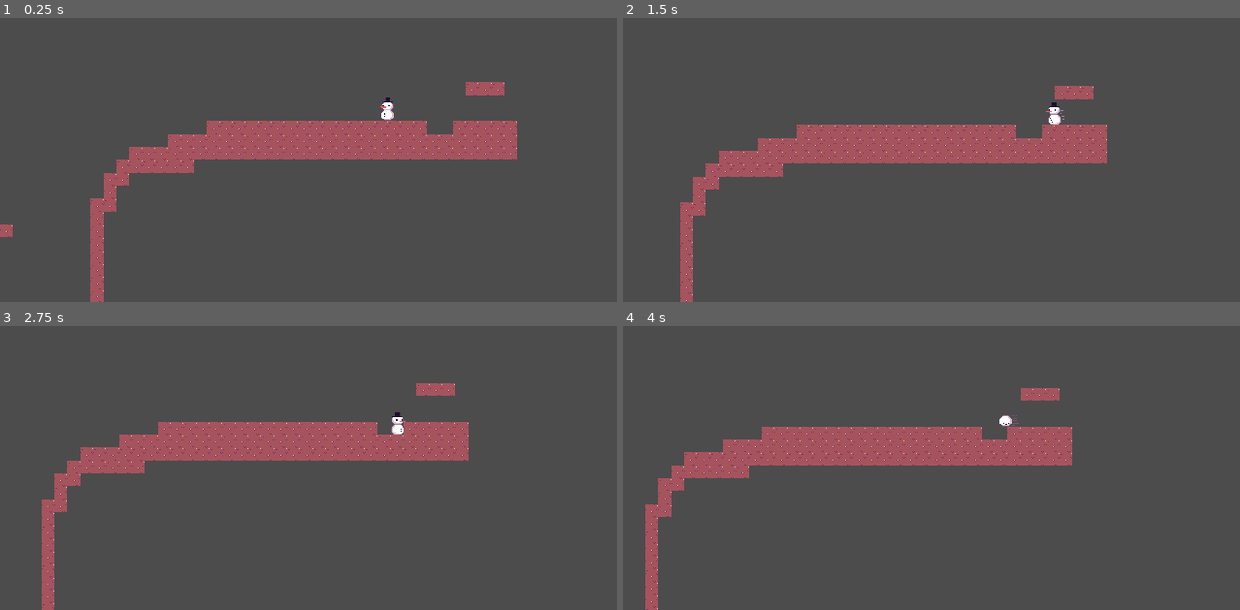
Above: before the commit, frames 1-4 (two rows, left to right).
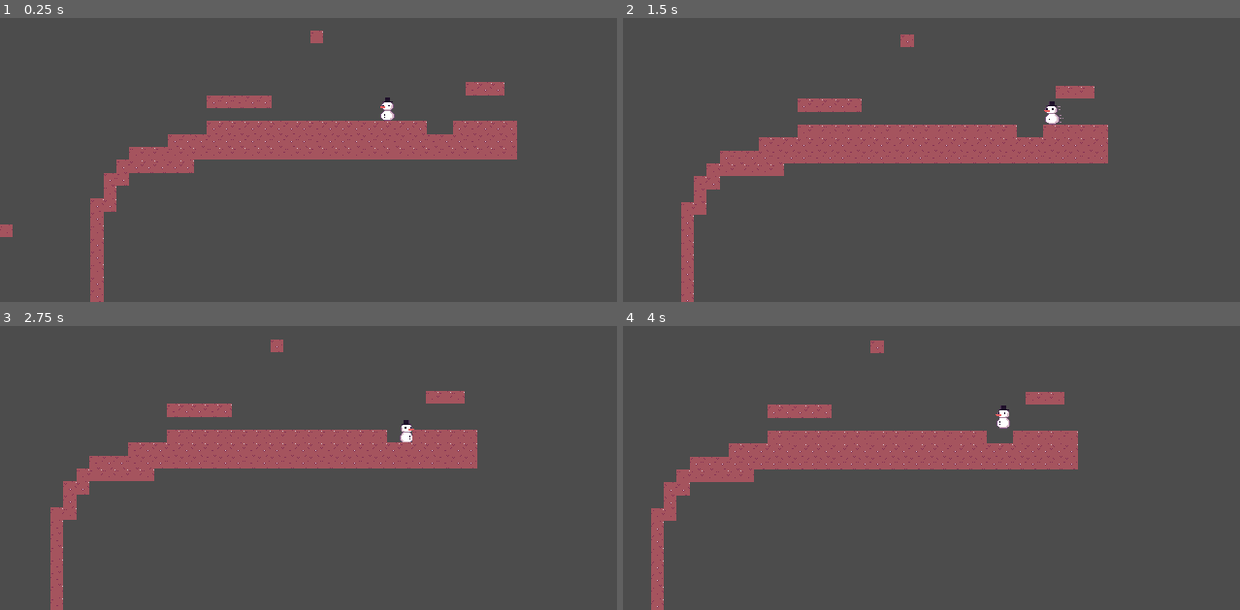
Above: after the commit, the same moments.

Repository: TheRubeThing/SnowmansRevenge
Game: Godot game, scene res://TestLevel.tscn
The game is run twice, just before and just after one commit, with the same random seed, the same clock (stepped at 60 frames per second) and the same inputs. The project has no main scene, so this scene is started directly.
Inputs:
- Up to frame 1 (0.25 s): no input
- Up to frame 2 (1.5 s): tap Enter at 0.5 s; hold D (Right) 0.53-1.28 s; hold Shift (RollMod) 0.53-1.28 s; tap Space (Jump) at 0.77 s; hold A (Left) from 1.28 s (still down); tap Shift (RollMod) at 1.35 s
- Up to frame 3 (2.75 s): tap Space (Jump) at 1.52 s; release A (Left) at 2.03 s; hold D (Right) from 2.03 s (still down); hold Shift (RollMod) from 2.03 s (still down)
- Up to frame 4 (4 s): release Shift (RollMod) at 2.78 s; tap Shift (RollMod) at 2.85 s; tap Space (Jump) at 3.02, 3.77 s; release D (Right) at 3.53 s; hold A (Left) from 3.53 s (still down); hold Shift (RollMod) from 3.53 s (still down)

The runs differ from the first frame. In frame 1, 0.9% of the frame differs, in the area x 0-84%, y 4-97%; in frame 2, 1.9%; in frame 3, 7.4%, in the area x 6-78%, y 4-100%; in frame 4, 4.9%.

Commit message:
Fixed roll collider

Diff:
--- a/Assets/Scenes/Characters/Player.tscn
+++ b/Assets/Scenes/Characters/Player.tscn
@@ -18,7 +18,7 @@
 [ext_resource path="res://Assets/Sprites/Player/RollAnim/SnowmanRoll4.png" type="Texture" id=16]
 
 [sub_resource type="RectangleShape2D" id=1]
-extents = Vector2( 8.24703, 15.0156 )
+extents = Vector2( 8, 14 )
 
 [sub_resource type="SpriteFrames" id=2]
 animations = [ {
@@ -47,11 +47,12 @@
 script = ExtResource( 2 )
 
 [node name="MovementCollisionShape" type="CollisionShape2D" parent="."]
+position = Vector2( 0, 2 )
 shape = SubResource( 1 )
 
 [node name="AnimatedSprite" type="AnimatedSprite" parent="."]
 frames = SubResource( 2 )
-animation = "Roll"
-frame = 3
+animation = "Idle"
+frame = 1
 speed_scale = 2.0
 playing = true
--- a/Assets/Scenes/Characters/PlayerController.gd
+++ b/Assets/Scenes/Characters/PlayerController.gd
@@ -1,10 +1,10 @@
 extends KinematicBody2D
 
 
-export(float) var move_speed : float = 150
+export(float) var move_speed : float = 130
 export(float) var roll_speed : float = 300
 export(float) var jump_height : float = 90
-export(float) var jump_distance : float = 50
+export(float) var jump_distance : float = 40
 export(float) var ground_ease : float = 0.8
 export(float) var roll_ease : float = 0.95
 export(float) var air_ease : float = 0.6
@@ -22,16 +22,25 @@
 
 	_drop_jump_timer += delta
 
+	# Collider shape mod
+	if Input.is_action_pressed("RollMod"):
+		$MovementCollisionShape.shape.extents.y = $MovementCollisionShape.shape.extents.x - 1
+		$MovementCollisionShape.position.y = $MovementCollisionShape.shape.extents.x
+	else:
+		$MovementCollisionShape.shape.extents.y = 2 * $MovementCollisionShape.shape.extents.x - 2
+		$MovementCollisionShape.position.y = 2
+
 	# Animations
 	if _is_grounded():
-		if abs(_velocity.x) > 0:
+		if abs(_velocity.x) > ground_stop_threshold:
 			if Input.is_action_pressed("RollMod"):
 				$AnimatedSprite.play("Roll")
 			else:
 				$AnimatedSprite.play("Walk")
 		else:
-			$AnimatedSprite.stop()
-			$AnimatedSprite.play("Idle")
+			if not Input.is_action_pressed("RollMod"):
+				$AnimatedSprite.stop()
+				$AnimatedSprite.play("Idle")
 	else:
 		# Freeze animation to set frames manually
 		$AnimatedSprite.play("Jump")
@@ -99,7 +108,7 @@
 	_jump_speed = sqrt(2 * jump_height * _gravity)
 
 func _is_grounded() -> bool:
-	return test_move(transform, Vector2(0,1))
+	return test_move(transform, Vector2(0,0.1))
 
 func _is_walled() -> bool:
 	var direction : float = 0
--- a/TestLevel.tscn
+++ b/TestLevel.tscn
@@ -42,4 +42,4 @@
 tile_set = SubResource( 2 )
 cell_size = Vector2( 16, 16 )
 format = 1
-tile_data = PoolIntArray( -131066, 0, 0, -131065, 0, 0, -131064, 0, 0, -43, 0, 0, -42, 0, 0, -41, 0, 0, -40, 0, 0, -39, 0, 0, -38, 0, 0, -37, 0, 0, 65499, 0, 0, 131035, 0, 0, 13105 …(1952 unchanged characters)…
+tile_data = PoolIntArray( -327686, 0, 0, -131066, 0, 0, -131065, 0, 0, -131064, 0, 0, -43, 0, 0, -42, 0, 0, -41, 0, 0, -40, 0, 0, -39, 0, 0, -38, 0, 0, -37, 0, 0, -14, 0, 0, -13, 0, 0, -12, 0, 0, -11, 0, 0, -10, 0, 0, 65499, 0, 0, 131035, 0, 0, 13105 …(1952 unchanged characters)…
--- a/project.godot
+++ b/project.godot
@@ -62,5 +62,4 @@
 
 [rendering]
 
-quality/2d/use_pixel_snap=true
 environment/default_environment="res://default_env.tres"
